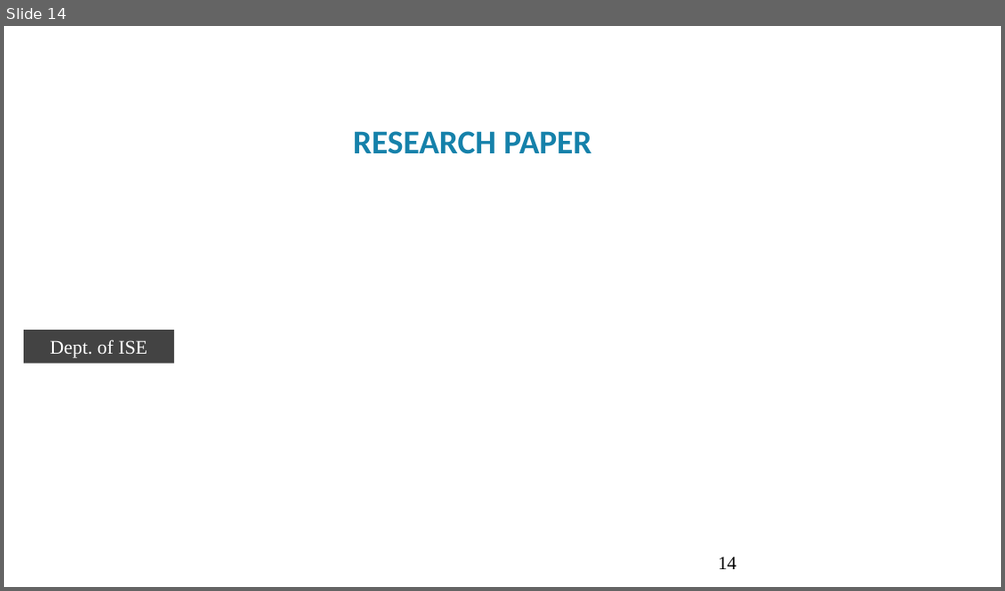
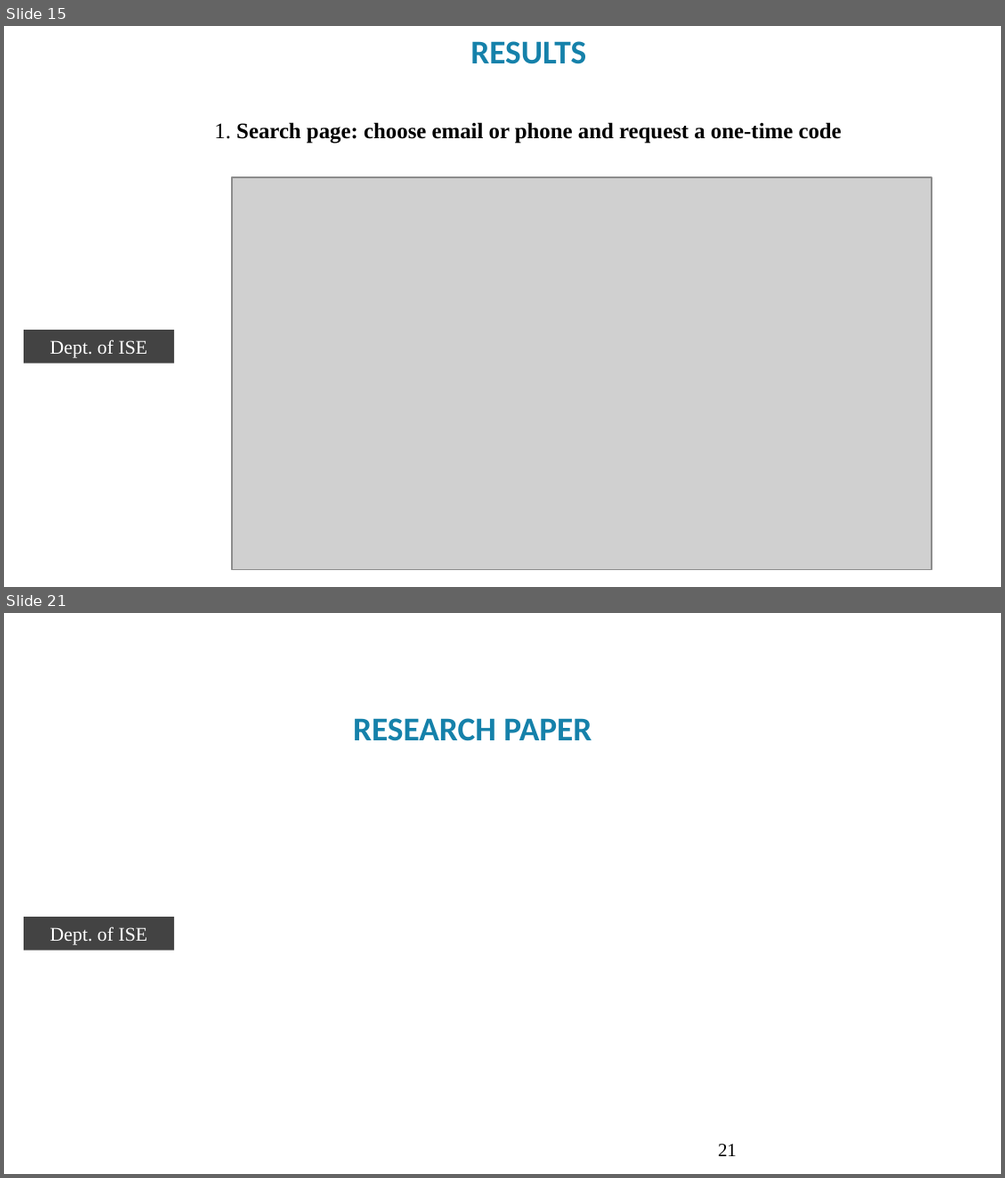
Before and after one commit to premkumarteli/OSINT-BreachShield, a slide deck: docs/Phase2/Final_presentation2 format 2026-27_BLANK_TEMPLATE.pptx. Shown one above the other, each under a label of ours: slide 14 before the commit, slides 15 and 21 after it; the slides between them are not shown. The pictures are 1005x591 and 1005x1178 pixels, drawn with LibreOffice and Linux fonts; fonts in the diff are those of the drawing; grey boxes stand for pictures; background and template pictures are left out. Boxes give left, top, right and bottom in pixels: in the first picture for what was removed or moved away, otherwise in the second. Text is boxed around its words. In the diff, an @@ line names an element or a change of style, - is before the commit and + after.

```diff
--- a/docs/Phase2/Final_presentation2 format 2026-27_BLANK_TEMPLATE.pptx
+++ b/docs/Phase2/Final_presentation2 format 2026-27_BLANK_TEMPLATE.pptx
@@ slide 15 added at (x1=4, y1=26, x2=1001, y2=587), background #FFFFFF @@
@@ text added at (x1=470, y1=41, x2=586, y2=64), 24 pt, text #1581AA, bold @@
+RESULTS
@@ text added at (x1=214, y1=122, x2=841, y2=143), 16 pt, text #000000, bold @@
+1. Search page: choose email or phone and request a one-time code
@@ picture added at (x1=232, y1=177, x2=932, y2=569) @@
@@ rectangle added at (x1=24, y1=330, x2=175, y2=364), fill #434343, 14 pt, text #FFFFFF @@
+Dept. of ISE
@@ text added at (x1=60, y1=550, x2=123, y2=580), 13.5 pt, text #FFFFFF, bold @@
+11
@@ what was slide 14 is now slide 21 @@
@@ page number at (x1=718, y1=1143, x2=736, y2=1156): text changed @@
-14
+21
```
Also in this commit, not shown: 10 slides changed, 10 other slides added, 4 slides removed, 5 other files.
